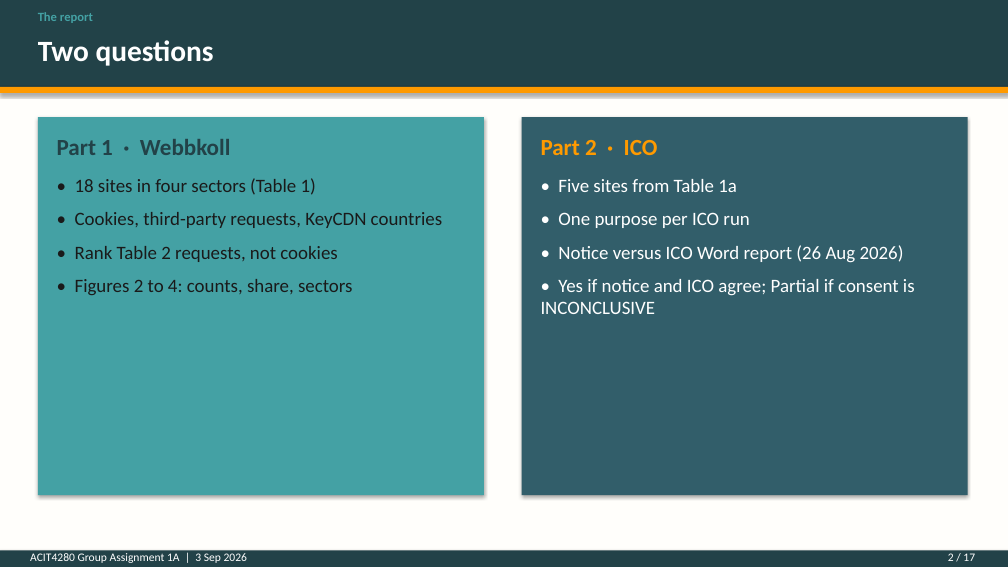
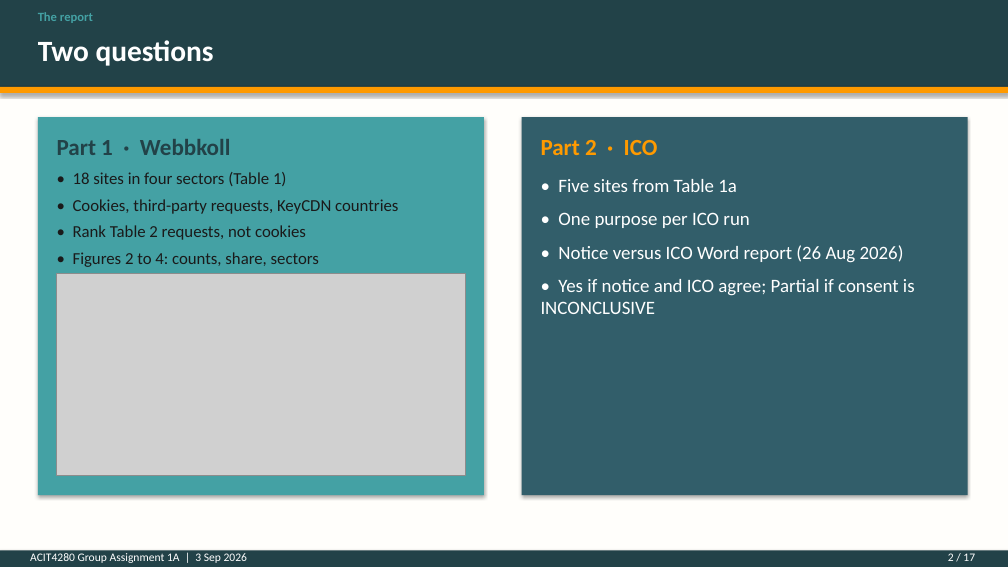
Before and after one commit to kasa031/Bacheloroppgave, a slide deck: slide 2 of ACIT4280_1A_presentation.pptx. Drawn at 1008x567 pixels with LibreOffice and Linux fonts; fonts in the diff are those of the drawing; grey boxes stand for pictures. Boxes give left, top, right and bottom in pixels: in the first picture for what was removed or moved away, otherwise in the second. Text is boxed around its words. In the diff, an @@ line names an element or a change of style, - is before the commit and + after.

```diff
--- a/ACIT4280_1A_presentation.pptx
+++ b/ACIT4280_1A_presentation.pptx
@@ text "• 18 sites in four ..." at (73,172,398,267): size 18 to 16 pt; less space between paragraphs @@
@@ picture added at (57,274,465,476) @@
```
Also in this commit, not shown: 1 other slide changed, 4 other files.
